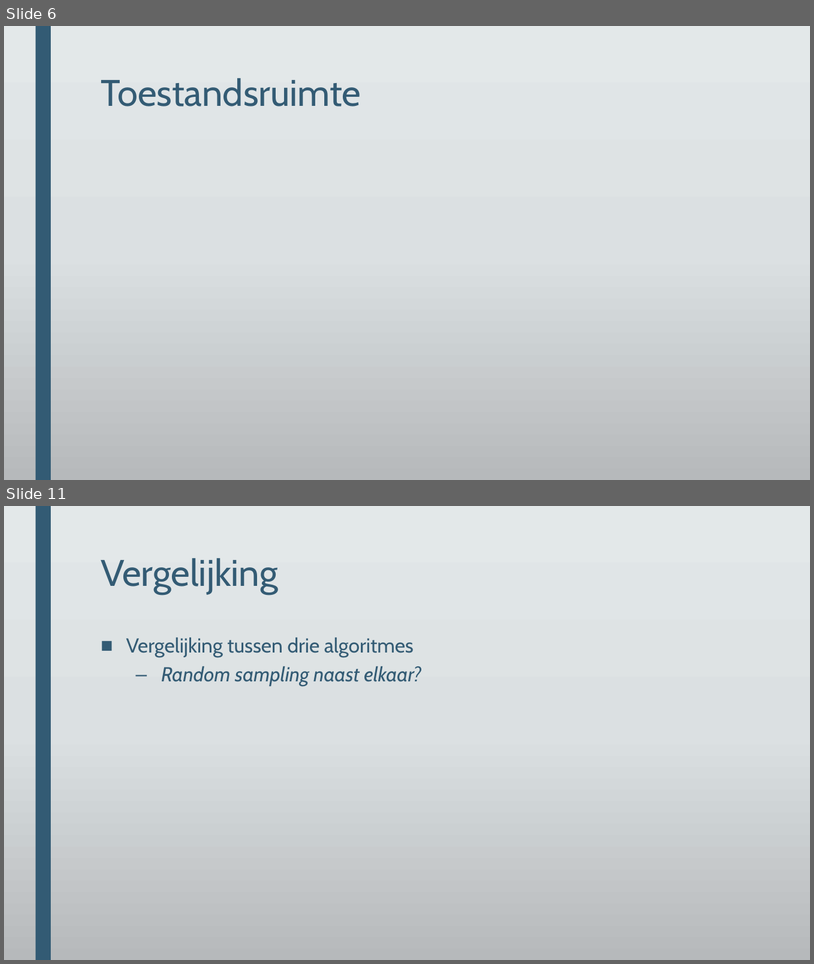
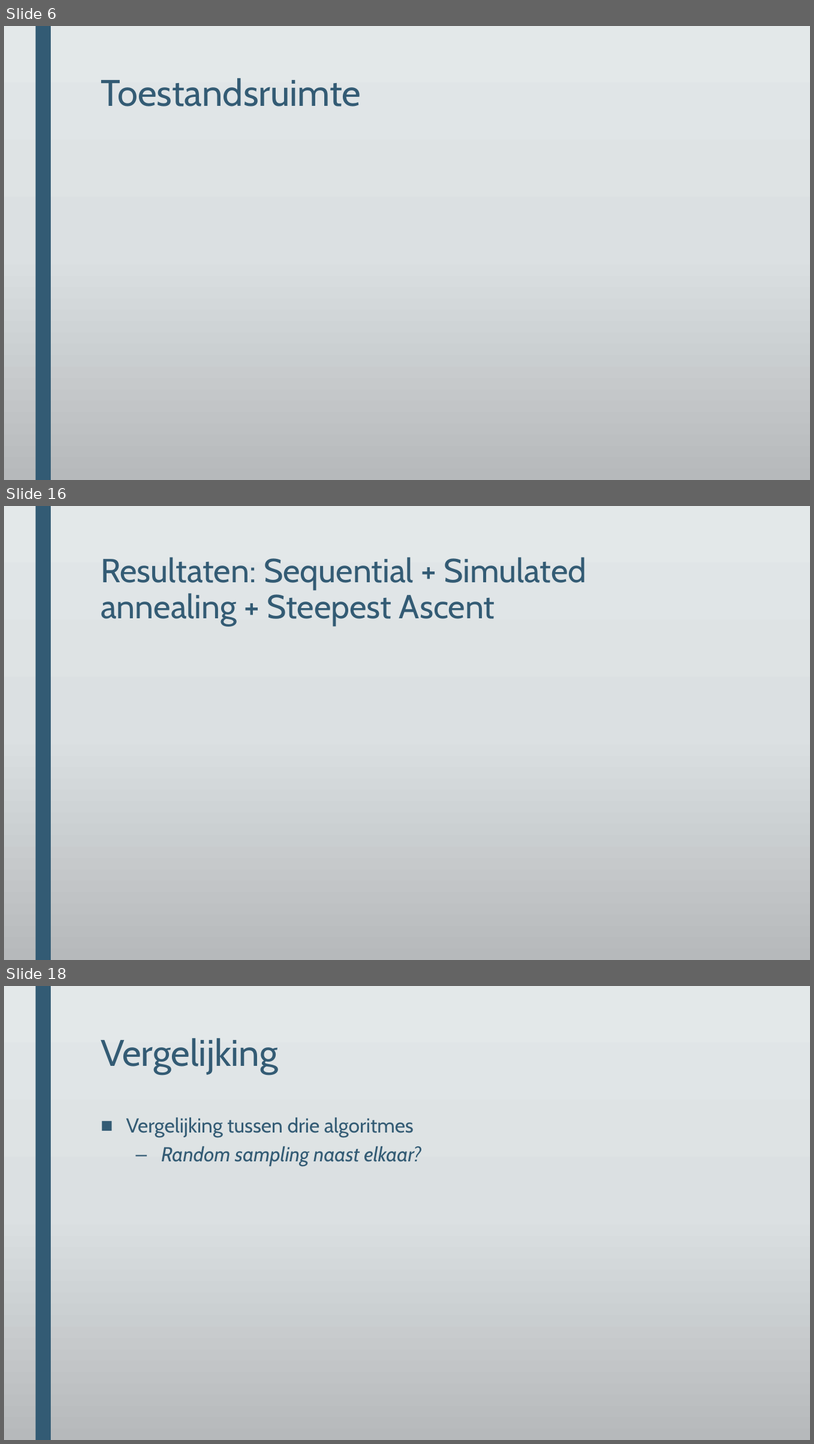
Before and after one commit to DeRoostermakers/Heuristieken, a slide deck: Presentaties/storyboard eindpresentatie.pptx. Shown one above the other, each under a label of ours: slides 6 and 11 before the commit, slides 6, 16 and 18 after it; the slides between them are not shown. The pictures are 814x964 and 814x1444 pixels, drawn with LibreOffice and Linux fonts; fonts in the diff are those of the drawing; grey boxes stand for pictures; background and template pictures are left out. Boxes give left, top, right and bottom in pixels: in the first picture for what was removed or moved away, otherwise in the second. Text is boxed around its words. In the diff, an @@ line names an element or a change of style, - is before the commit and + after.

```diff
--- a/Presentaties/storyboard eindpresentatie.pptx
+++ b/Presentaties/storyboard eindpresentatie.pptx
@@ slide 16 added at (4, 506, 810, 960), background gradient #E3E8EA to #DCE0E2 to #B6BABC; not listed: 1 template element that a slide beside it also shows @@
@@ title added at (101, 557, 587, 625), 39.6 pt, text #335B74 @@
+Resultaten: Sequential + Simulated annealing + Steepest Ascent
@@ what was slide 11 is now slide 18 @@
```
Also in this commit, not shown: 4 slides changed, 9 other slides added, 3 slides removed, 6 other files.
